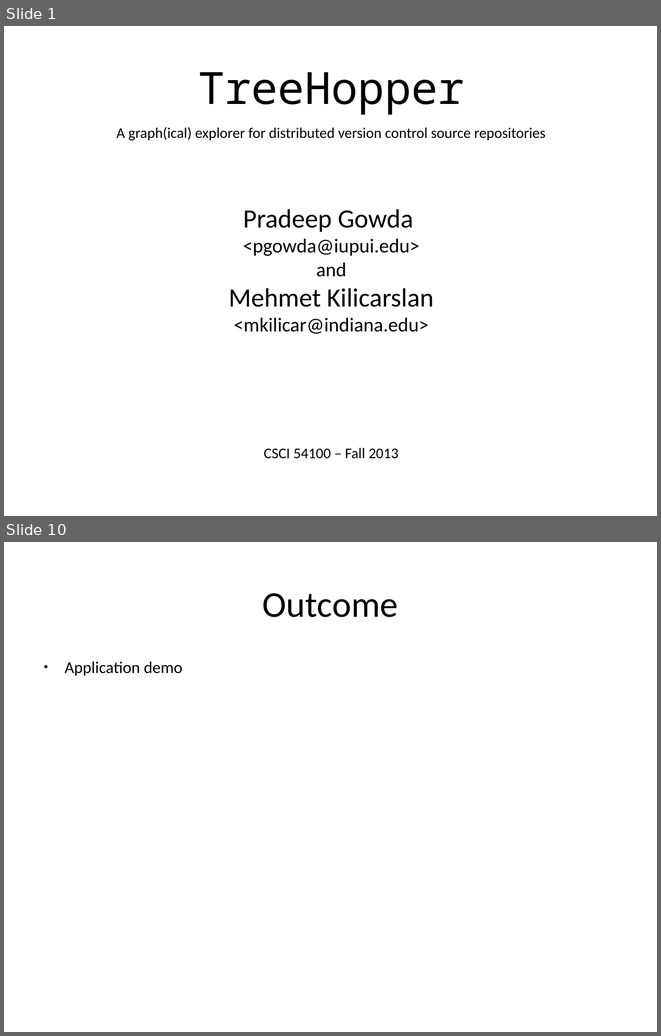
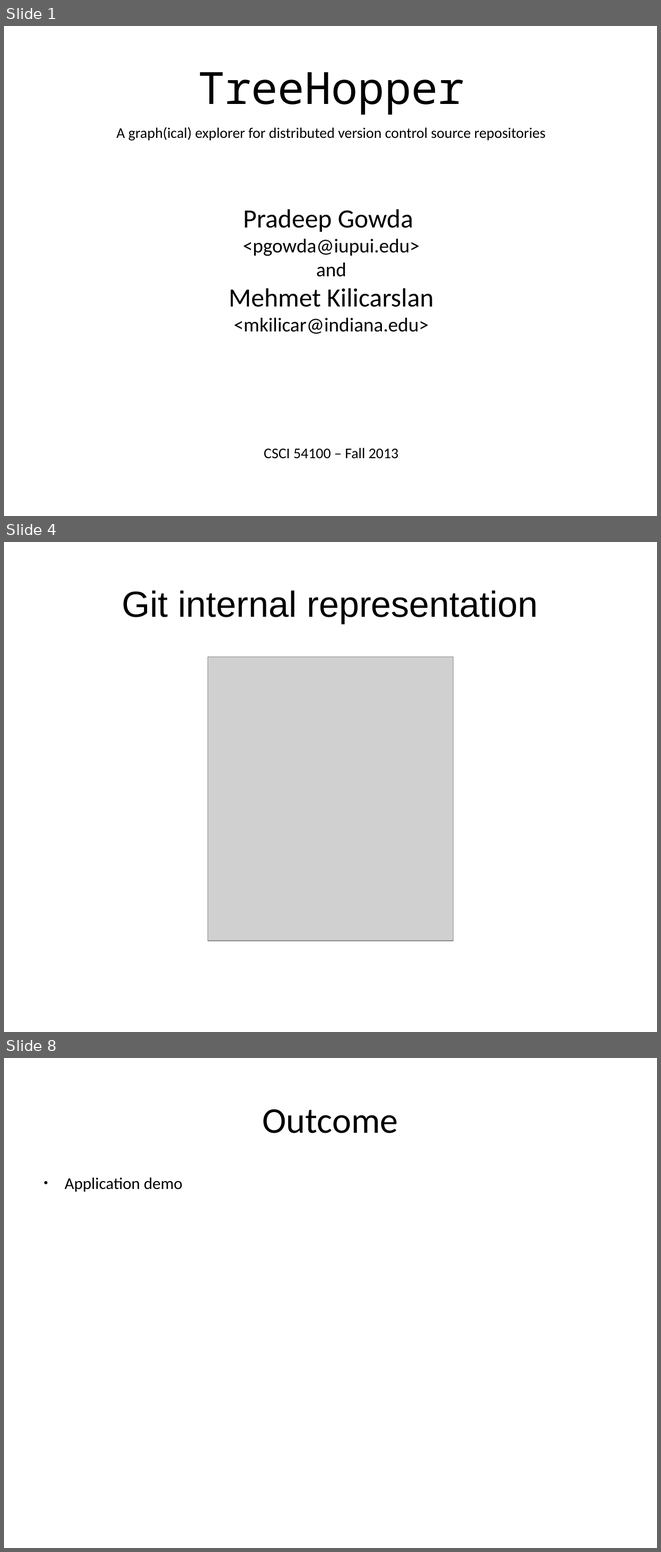
Before and after one commit to btbytes/treehopper, a slide deck: presentation/treehopper.odp. Shown one above the other, each under a label of ours: slides 1 and 10 before the commit, slides 1, 4 and 8 after it; the slides between them are not shown. The pictures are 661x1036 and 661x1552 pixels, drawn with LibreOffice and Linux fonts; fonts in the diff are those of the drawing; grey boxes stand for pictures. Boxes give left, top, right and bottom in pixels: in the first picture for what was removed or moved away, otherwise in the second. Text is boxed around its words. In the diff, an @@ line names an element or a change of style, - is before the commit and + after.

```diff
--- a/presentation/treehopper.odp
+++ b/presentation/treehopper.odp
@@ slide 4 added at <box>4,542,657,1032</box>, background #FFFFFF @@
@@ title added at <box>122,590,538,623</box>, 44 pt, text #000000 @@
+Git internal representation
@@ picture added at <box>208,656,453,940</box> @@
@@ what was slide 10 is now slide 8 @@
```
Also in this commit, not shown: 3 slides changed, 3 other slides added, 8 slides removed, 2 other files.
